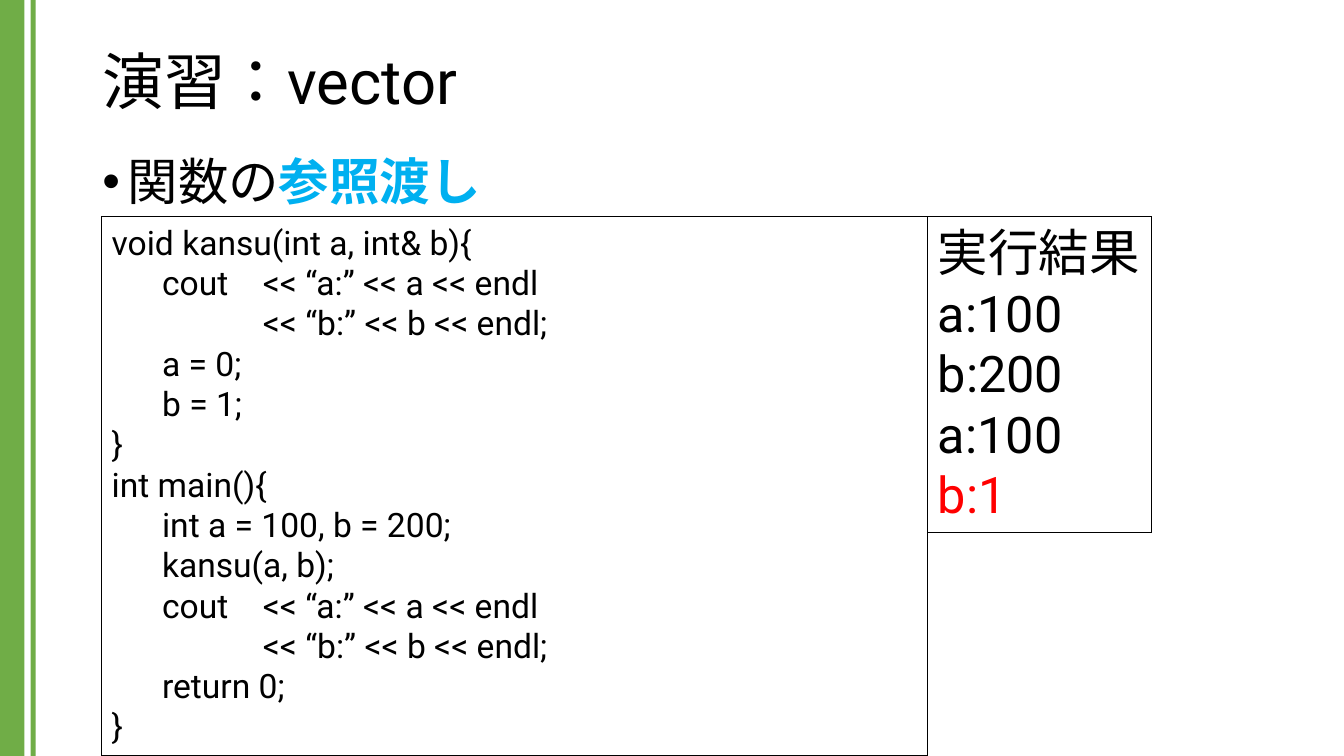
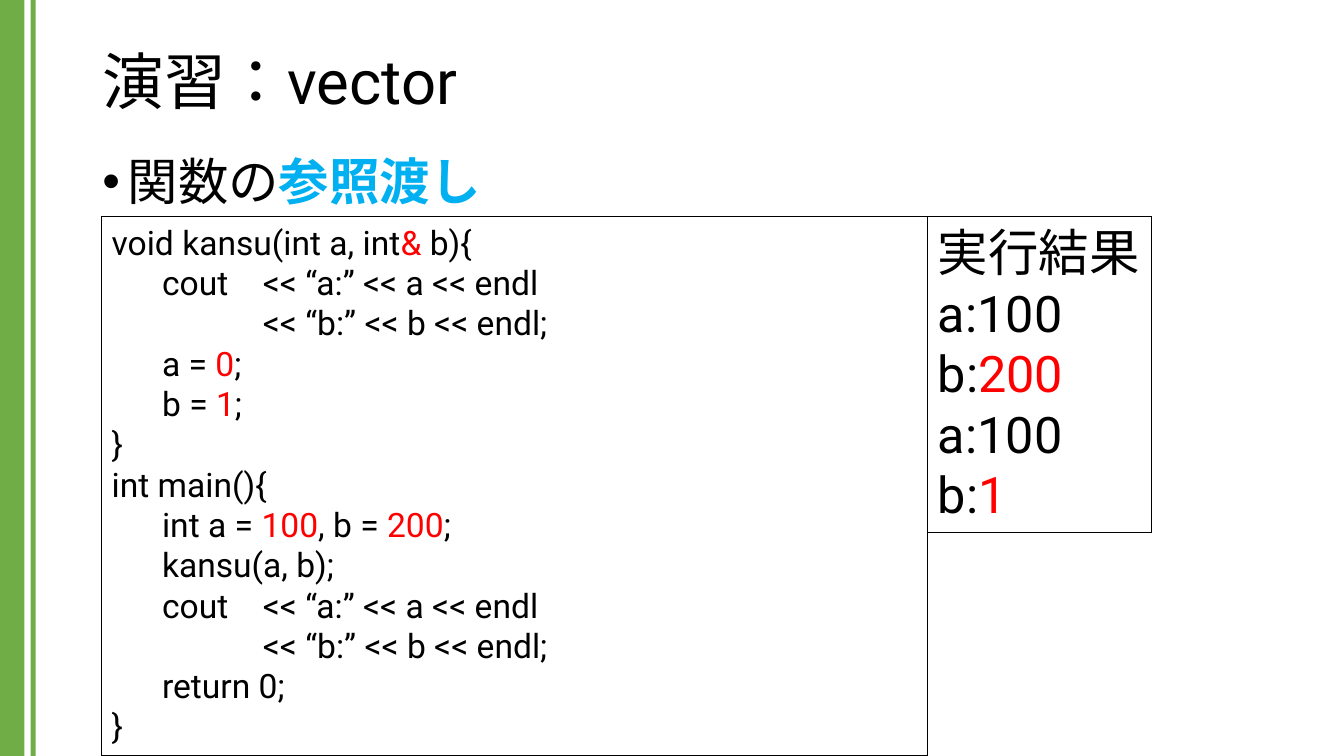
Before and after one commit to kic-murata/cpp2024, a slide deck: slide 16 of 授業資料/演習課題：vector.pptx (slide 13 before the commit). Drawn at 1344x756 pixels with LibreOffice and Linux fonts; fonts in the diff are those of the drawing. Boxes give left, top, right and bottom in pixels: in the first picture for what was removed or moved away, otherwise in the second. Text is boxed around its words. In the diff, an @@ line names an element or a change of style, - is before the commit and + after.

```diff
--- a/授業資料/演習課題：vector.pptx
+++ b/授業資料/演習課題：vector.pptx
@@ text in rectangle at <box>112,228,472,542</box>: text colour #000000 to #FF0000 in "int&", "0;", "1;", "100, 200;" @@
@@ text in rectangle at <box>938,354,1063,514</box>: text colour #000000 to #FF0000 in "b:200"; text colour #FF0000 to #000000 in "b:1" @@
```
Also in this commit, not shown: 7 other slides changed, 8 slides added, 1 other file.
